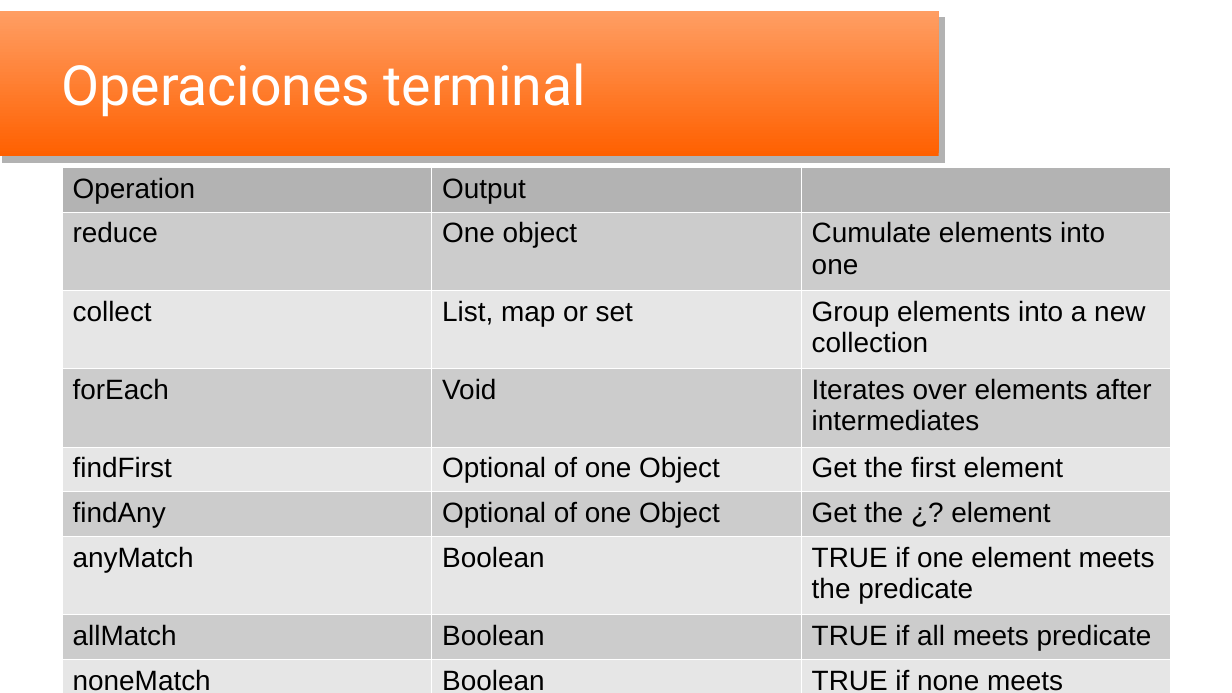
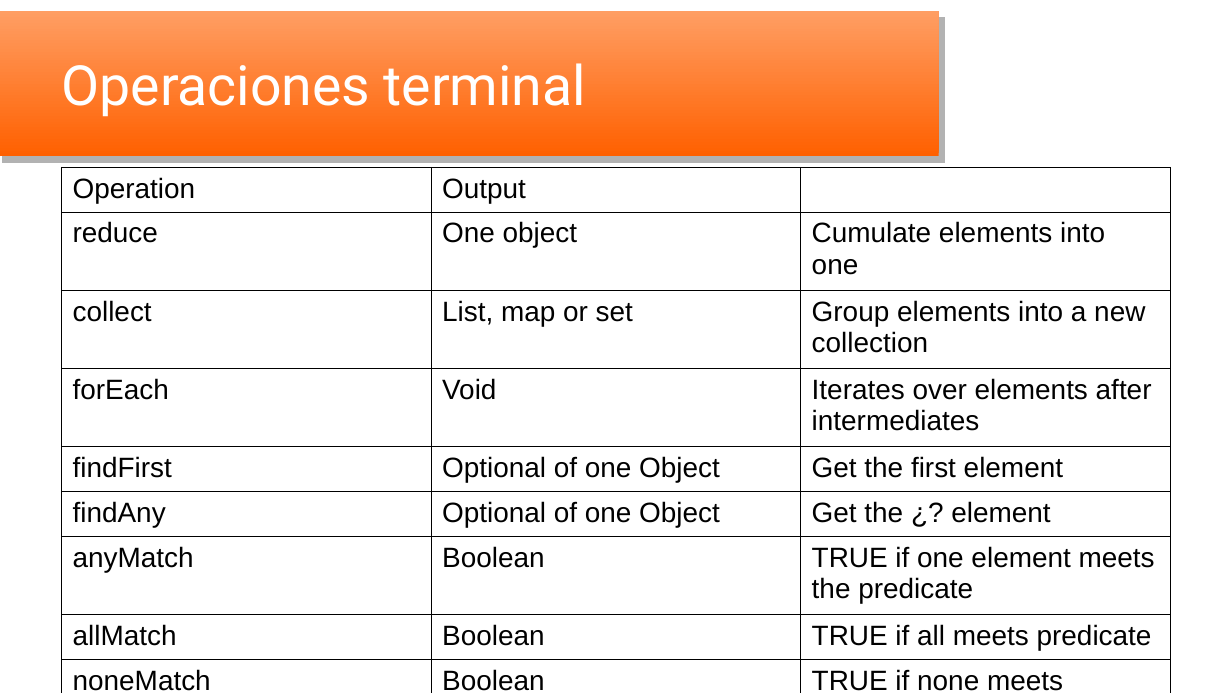
Before and after one commit to oscar-besga-panel/YaitLambdas, a slide deck: slide 12 of YaitLambdas_es.odp. Drawn at 1232x693 pixels with LibreOffice and Linux fonts; fonts in the diff are those of the drawing; background and template pictures are left out. Boxes give left, top, right and bottom in pixels: in the first picture for what was removed or moved away, otherwise in the second. Text is boxed around its words. In the diff, an @@ line names an element or a change of style, - is before the commit and + after.

```diff
--- a/YaitLambdas_es.odp
+++ b/YaitLambdas_es.odp
@@ table at (x1=61, y1=168, x2=1172, y2=693) @@
@@ fill #B3B3B3 to none in 2 cells @@
@@ fill #CCCCCC to none in 12 cells @@
@@ fill #E6E6E6 to none in 12 cells @@
@@ borders changed @@
```
Also in this commit, not shown: 4 other slides changed, 2 slides added, 6 other files.
